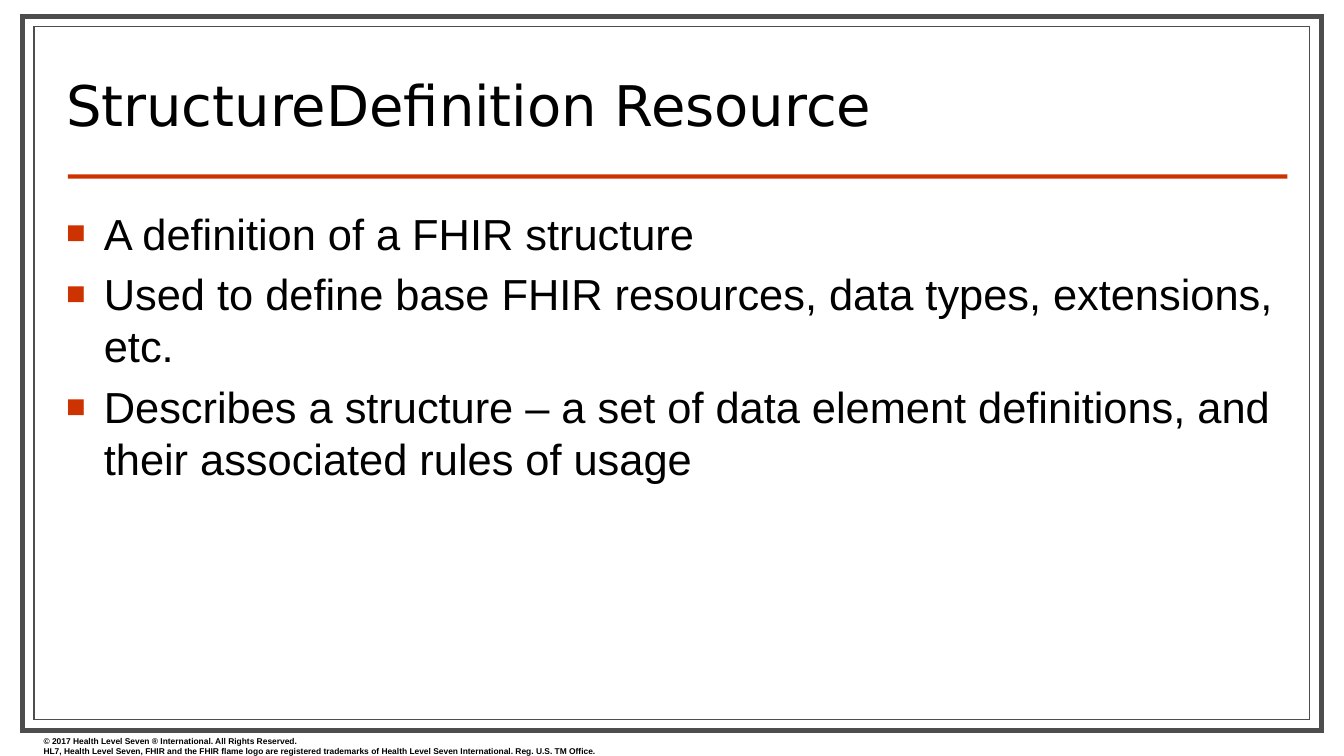
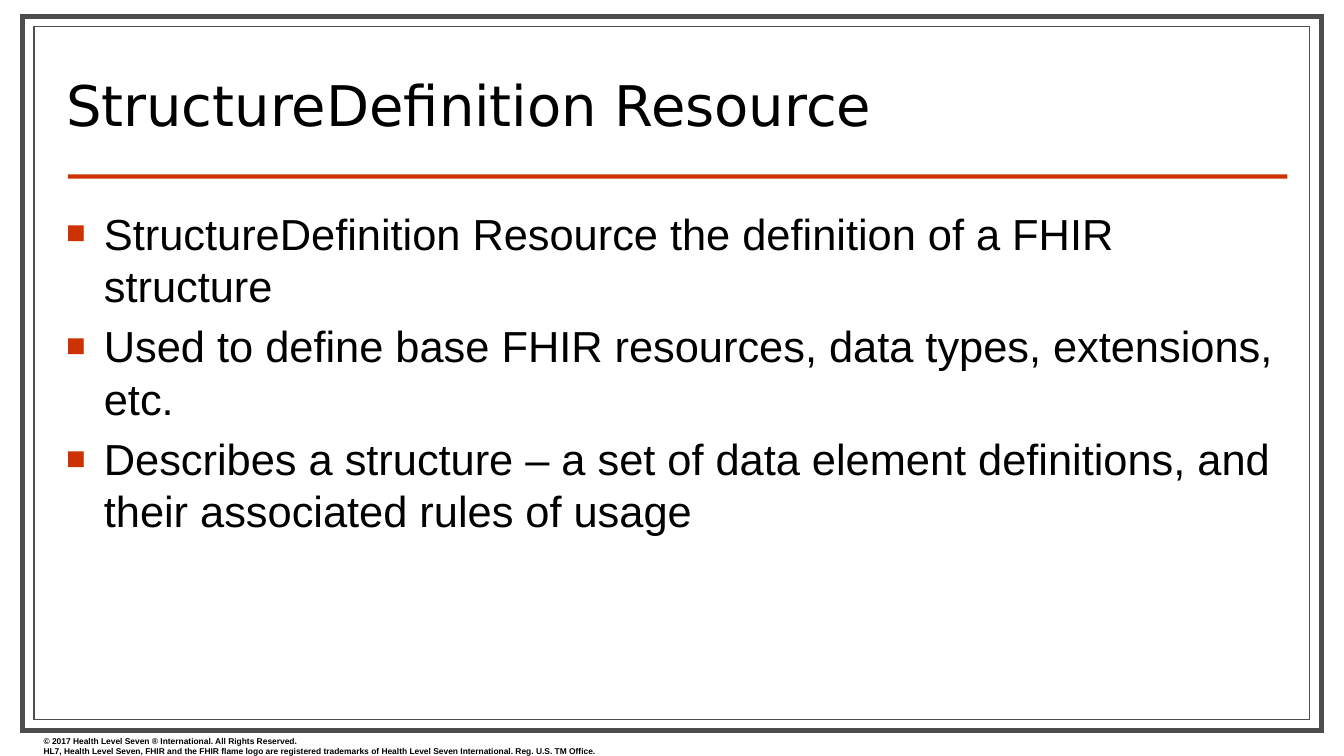
Before and after one commit to FHIR/documents, a slide deck: slide 20 of presentations/2019-09 IG Training/FHIR Profiling - Sarah.pptx (slide 19 before the commit). Drawn at 1344x756 pixels with LibreOffice and Linux fonts; fonts in the diff are those of the drawing; background and template pictures are left out. Boxes give left, top, right and bottom in pixels: in the first picture for what was removed or moved away, otherwise in the second. Text is boxed around its words. In the diff, an @@ line names an element or a change of style, - is before the commit and + after.

```diff
--- a/presentations/2019-09 IG Training/FHIR Profiling - Sarah.pptx
+++ b/presentations/2019-09 IG Training/FHIR Profiling - Sarah.pptx
@@ text at (104, 218, 1113, 303): text changed @@
-■ A definition of a FHIR structure
+■ StructureDefinition Resource the definition of a FHIR structure
```
Also in this commit, not shown: 10 other slides changed, 4 slides added, 3 slides removed.
